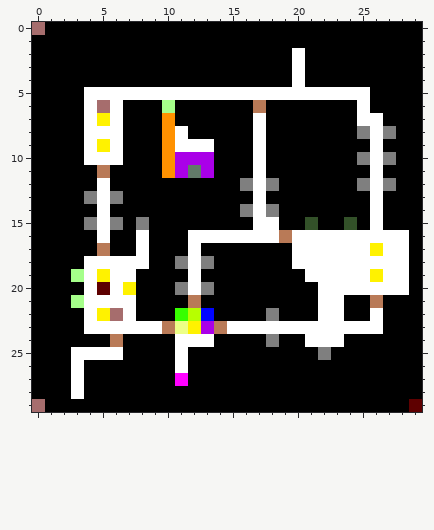
Pixel-art sprite, stored at wolf-and-stein-unity-project/Assets/Data/Levels/Resources/1.png. The picture above was drawn from the file before the commit.
The file is 30x30 pixels.
After:
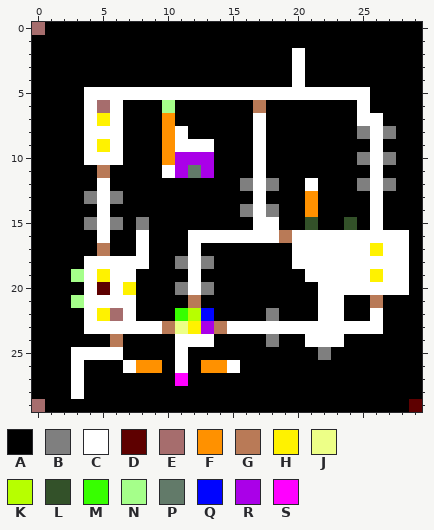
Palette (. is transparent): A #000000  B #7f7f7f  C #ffffff  D #5e0000  E #a66d6d  F #ff9100  G #b97a57  H #fff200  J #edff87  K #b7ff00  L #335129  M #37ff00  N #a5ff8a  P #627a69  Q #0004ff  R #aa00e8  S #ff00ff
Changes in this commit:
@@ x 8..23 @@
 10 AAFRRRAAACAAAAAA
-11 AAFRPRAAACAAAAAA
-12 AAAAAAAABCBAAAAA
-13 AAAAAAAAACAAAAAA
-14 AAAAAAAABCBAAAAA
+11 AACRPRAAACAAAAAA
+12 AAAAAAAABCBAACAA
+13 AAAAAAAAACAAAFAA
+14 AAAAAAAABCBAAFAA
 15 BAAAAAAAACCAALAA
@@ x 5..17 @@
 25 CCAAAACAAAAAA
-26 AAAAAACAAAAAA
+26 AACFFACAFFCAA
 27 AAAAAASAAAAAA
